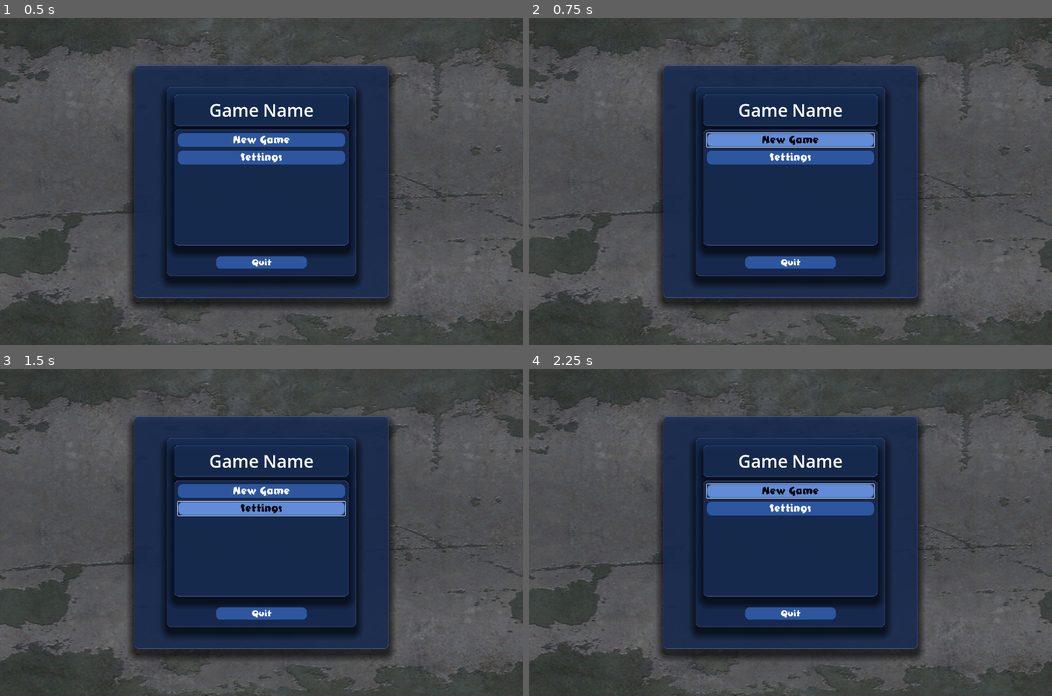
Above: before the commit, frames 1-4 (two rows, left to right).
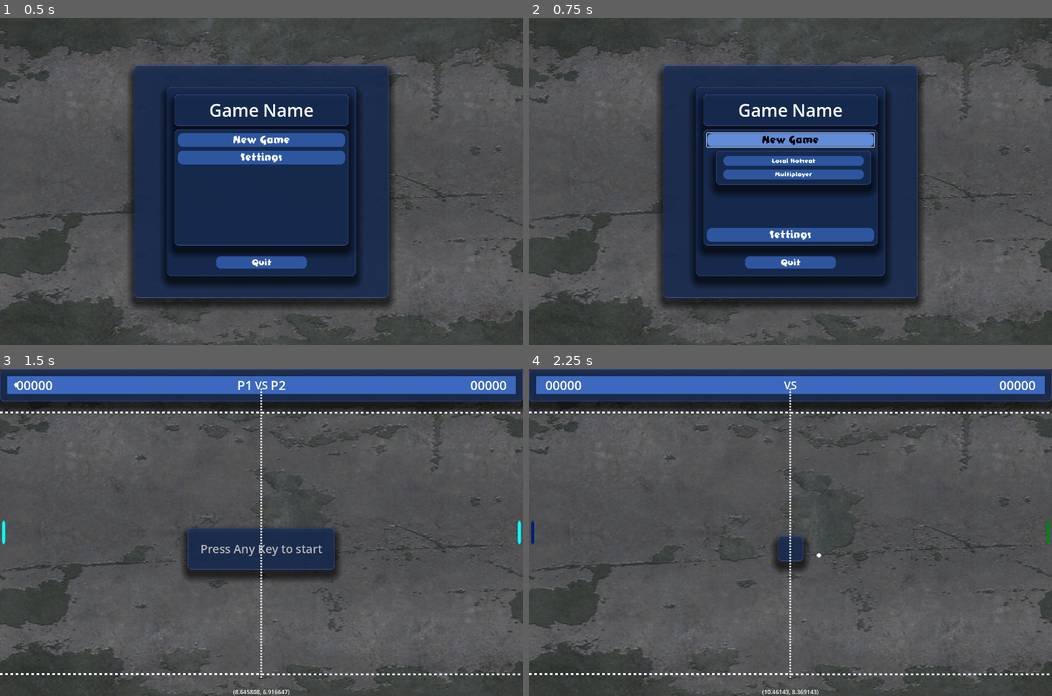
Above: after the commit, the same moments.

Repository: Fox-Alpha/Pong_Godot_4_Multiplayer
Game: Godot game, scene res://scenes/game/main_menu/MainMenu.tscn
Same seed, same stepped clock (60 frames per second), same inputs: the game is played once before the commit and once after it.
Inputs (mouse positions are in pixels of both pictures, inside the frame that each line leads up to):
- Up to frame 1 (0.5 s): no input
- Up to frame 2 (0.75 s): click "New Game" at 0.5 s
- Up to frame 3 (1.5 s): click (266, 512) at 1.25 s, where only the run after the commit has a clickable "Local Hotseat"
- Up to frame 4 (2.25 s): click (790, 489) at 2 s, where only the run before the commit has a clickable "New Game"

Frame 1 is identical in both runs. In frame 2, 4.1% of the frame differs, in the area x 34-67%, y 40-69%; in frame 3, 48%; in frame 4, 50%, in the area x 0-100%, y 0-100%.

Commit message:
Add: Temporary start local Game without options

Diff:
--- a/scenes/game/main_menu/MainView.gd
+++ b/scenes/game/main_menu/MainView.gd
@@ -13,35 +13,29 @@
 ## TODO: Move ButtonPressed events here
 
 # Called when the node enters the scene tree for the first time.
-func _ready():
-	preload("res://scenes/game/playground/ball/ball_body.tscn")
-	pass # Replace with function body.
+#func _ready():
+	#preload("res://scenes/game/playground/ball/ball_body.tscn")
+	#pass # Replace with function body.
 
 
 # Called every frame. 'delta' is the elapsed time since the previous frame.
-func _process(_delta):
-	pass
+#func _process(_delta):
+	#pass
 
 
 func _on_button_start_hot_seat_pressed():
-	get_tree().change_scene_to_file("res://scenes/Pong_40.tscn")
+	var err = get_tree().change_scene_to_file("res://scenes/game/Pong_40.tscn")
+	if err != OK:
+		print("Fehler bim laden der Szene: %s" % error_string(err))
+	#ToDo: Switch to Local Game Options before starting
+	pass
 
 
 
 func _on_button_multiplayer_options_pressed():
+	#ToDo: Switch to Multiplayer Game Options before starting
 	pass
 
 
-func _on_button_join_server_pressed():
-	#multiplayer_client.visible = true
-	#multiplayer_host.visible = false
-	pass
-
-
-func _on_button_create_server_pressed():
-	#multiplayer_host.visible = true
-	#multiplayer_client.visible = false
-	pass
-
 func _on_button_start_pressed():
 	start_options.visible = !start_options.visible
--- a/scenes/game/main_menu/MainView.tscn
+++ b/scenes/game/main_menu/MainView.tscn
@@ -620,3 +620,6 @@
 size_flags_horizontal = 4
 theme_override_font_sizes/font_size = 23
 text = "Back To Mainmenu"
+
+[connection signal="pressed" from="MainMenuView/MarginContainer/VBoxContainer/PanelContainer_MenuButtons/VBoxContainer/ButtonStart" to="." method="_on_button_start_pressed"]
+[connection signal="pressed" from="MainMenuView/MarginContainer/VBoxContainer/PanelContainer_MenuButtons/VBoxContainer/StartOptions/VBoxContainer/PanelLocalHotseat/MarginContainer/VBoxContainer/ButtonStartHotSeat" to="." method="_on_button_start_hot_seat_pressed"]
